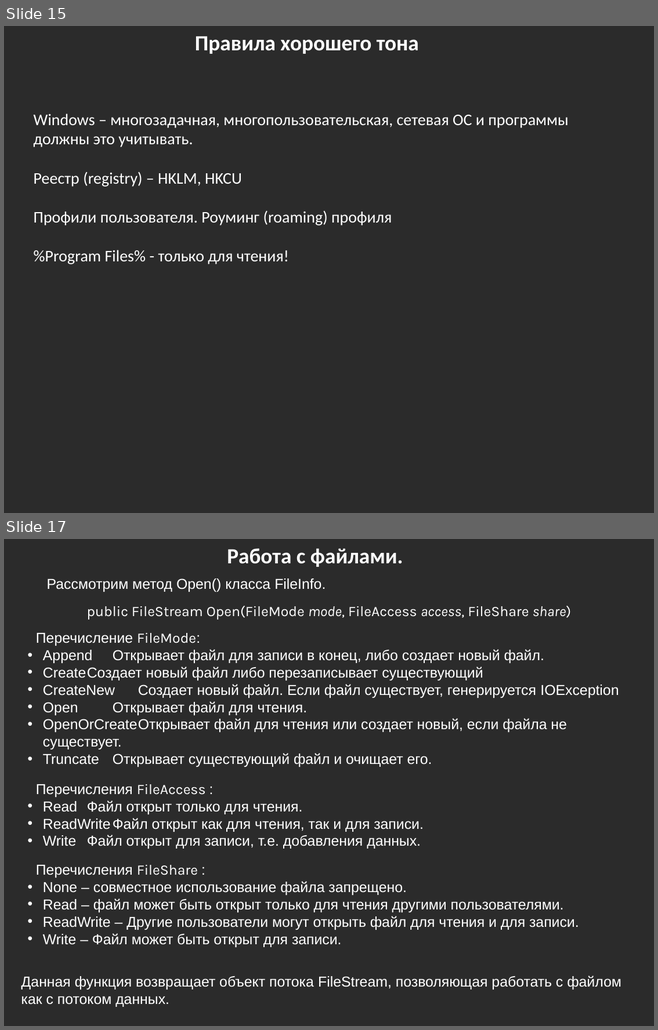
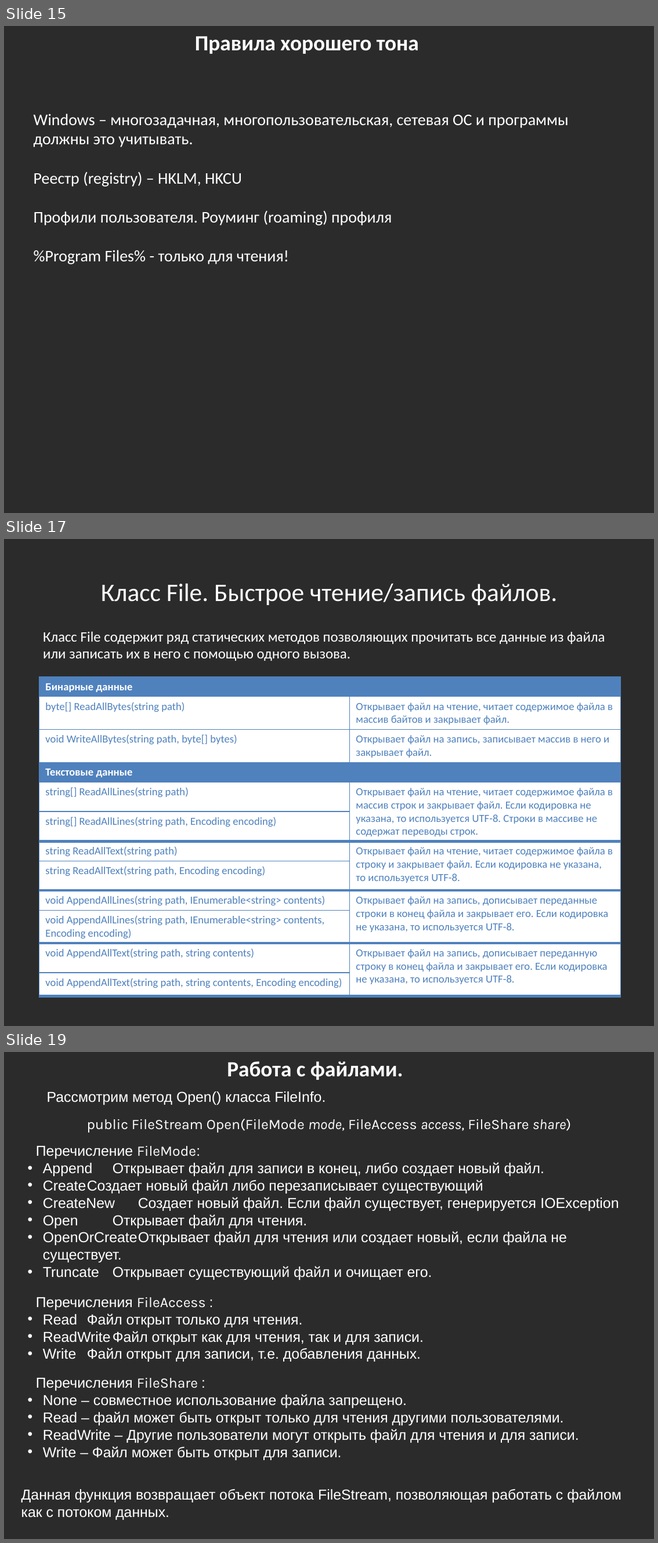
Before and after one commit to bazile/Training, a slide deck: Presentation/lesson-04-io.pptx. Shown one above the other, each under a label of ours: slides 15 and 17 before the commit, slides 15, 17 and 19 after it; the slides between them are not shown. The pictures are 658x1030 and 658x1543 pixels, drawn with LibreOffice and Linux fonts; fonts in the diff are those of the drawing; background and template pictures are left out; a plain dark background stands for a picture behind light text. Boxes give left, top, right and bottom in pixels: in the first picture for what was removed or moved away, otherwise in the second. Text is boxed around its words. In the diff, an @@ line names an element or a change of style, - is before the commit and + after.

Commit message:
Updated XML and IO presentations
- static methods of File class
- minor text changes in XML presentation

```diff
--- a/Presentation/lesson-04-io.pptx
+++ b/Presentation/lesson-04-io.pptx
@@ slide 17 added at <box>4,539,654,1026</box>, background picture (left out) @@
@@ title added at <box>101,583,557,605</box>, 28 pt, text #FFFFFF @@
+Класс File. Быстрое чтение/запись файлов.
@@ text added at <box>43,631,604,661</box>, 16 pt, text #FFFFFF @@
+Класс File содержит ряд статических методов позволяющих прочитать все данные из файла или записать их в него с помощью одного вызова.
@@ table added at <box>39,676,621,990</box>, 12 rows, 2 columns @@
+Бинарные данные | 
+byte[] ReadAllBytes(string path) | Открывает файл на чтение, читает содержимое файла в массив байтов и закрывает файл.
+void WriteAllBytes(string path, byte[] bytes) | Открывает файл на запись, записывает массив в него и закрывает файл.
+Текстовые данные | 
+string[] ReadAllLines(string path) | Открывает файл на чтение, читает содержимое файла в массив строк и закрывает файл. Если кодировка не указана, то используется UTF-8. Строки в массиве не содержат переводы строк.
+string[] ReadAllLines(string path, Encoding encoding) | 
+string ReadAllText(string path) | Открывает файл на чтение, читает содержимое файла в строку и закрывает файл. Если кодировка не указана, то используется UTF-8.
+string ReadAllText(string path, Encoding encoding) | 
+void AppendAllLines(string path, IEnumerable<string> contents) | Открывает файл на запись, дописывает переданные строки в конец файла и закрывает его. Если кодировка не указана, то используется UTF-8.
+void AppendAllLines(string path, IEnumerable<string> contents, Encoding encoding) | 
+void AppendAllText(string path, string contents) | Открывает файл на запись, дописывает переданную строку в конец файла и закрывает его. Если кодировка не указана, то используется UTF-8.
+void AppendAllText(string path, string contents, Encoding encoding) | 
@@ what was slide 17 is now slide 19 @@
```
Also in this commit, not shown: 1 slide changed, 2 other slides added, 1 other file.
